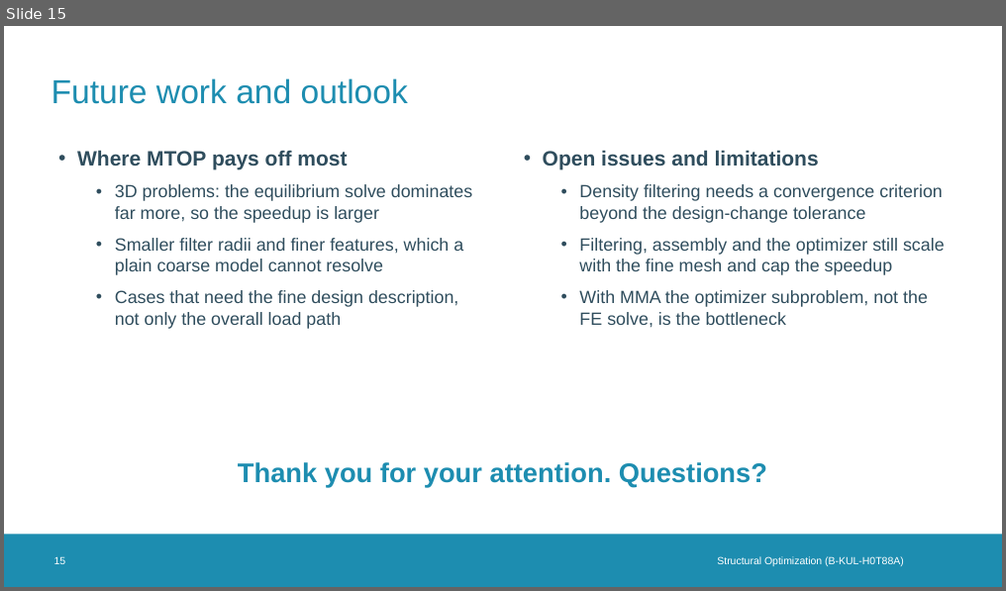
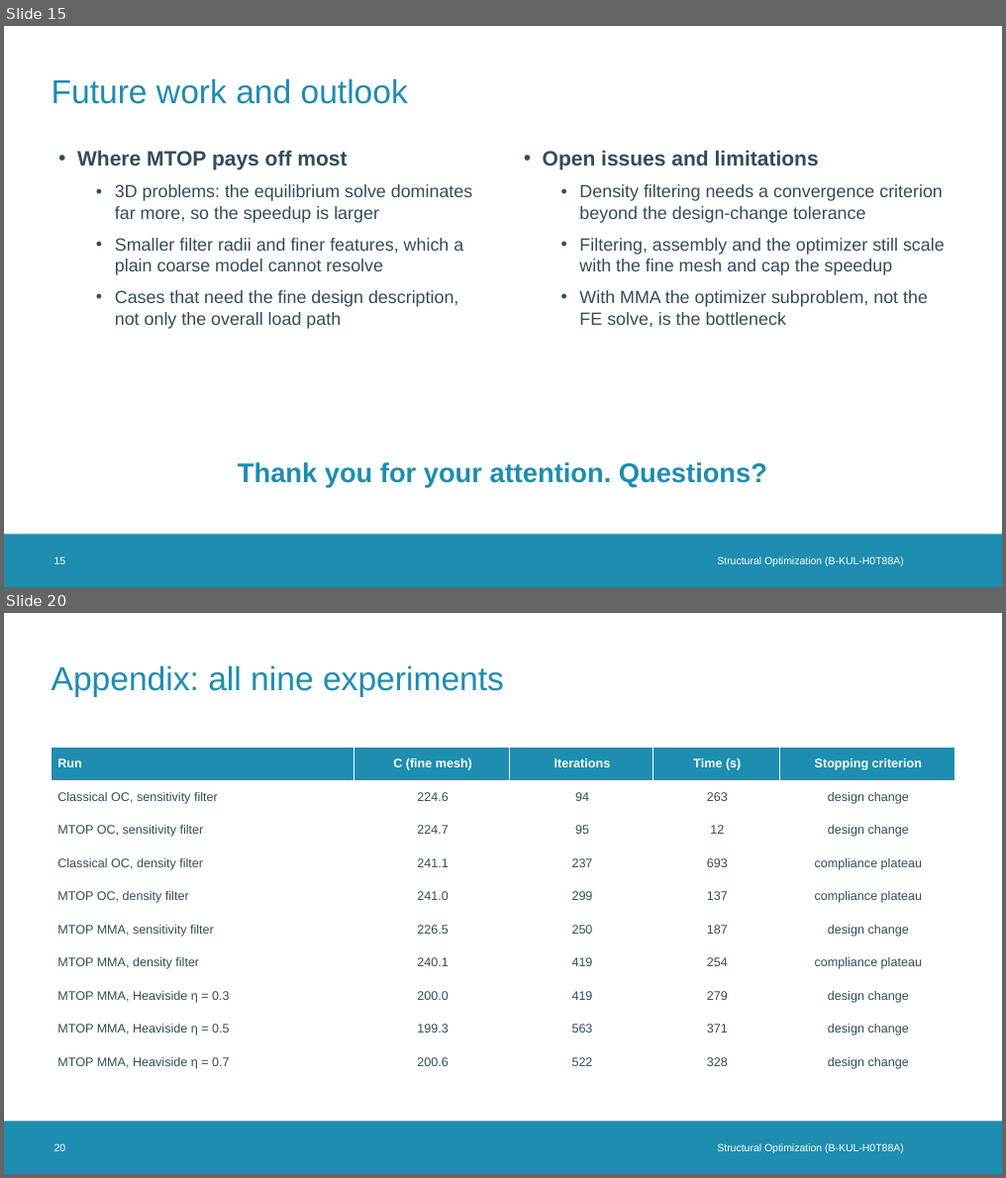
Before and after one commit to maAuSe/Structural-Optimization-LUKASTIEBERT, a slide deck: MTOP_presentation.pptx. Shown one above the other, each under a label of ours: slide 15 before the commit, slides 15 and 20 after it; the slides between them are not shown. The pictures are 1006x591 and 1006x1178 pixels, drawn with LibreOffice and Linux fonts; fonts in the diff are those of the drawing; background and template pictures are left out. Boxes give left, top, right and bottom in pixels: in the first picture for what was removed or moved away, otherwise in the second. Text is boxed around its words. In the diff, an @@ line names an element or a change of style, - is before the commit and + after.

```diff
--- a/MTOP_presentation.pptx
+++ b/MTOP_presentation.pptx
@@ slide 20 added at bbox=[4, 613, 1002, 1174], background #FFFFFF; not listed: 1 template element that a slide beside it also shows @@
@@ title added at bbox=[52, 665, 504, 697], 32 pt, text #1D8DB0 @@
+Appendix: all nine experiments
@@ table added at bbox=[52, 747, 955, 1078], 10 rows, 5 columns @@
+Run | C (fine mesh) | Iterations | Time (s) | Stopping criterion
+Classical OC, sensitivity filter | 224.6 | 94 | 263 | design change
+MTOP OC, sensitivity filter | 224.7 | 95 | 12 | design change
+Classical OC, density filter | 241.1 | 237 | 693 | compliance plateau
+MTOP OC, density filter | 241.0 | 299 | 137 | compliance plateau
+MTOP MMA, sensitivity filter | 226.5 | 250 | 187 | design change
+MTOP MMA, density filter | 240.1 | 419 | 254 | compliance plateau
+MTOP MMA, Heaviside η = 0.3 | 200.0 | 419 | 279 | design change
+MTOP MMA, Heaviside η = 0.5 | 199.3 | 563 | 371 | design change
+MTOP MMA, Heaviside η = 0.7 | 200.6 | 522 | 328 | design change
@@ text added at bbox=[54, 1144, 66, 1152], 10 pt, text #FFFFFF @@
+20
@@ text added at bbox=[717, 1144, 904, 1154], 10 pt, text #FFFFFF @@
+Structural Optimization (B-KUL-H0T88A)
```
Also in this commit, not shown: 7 other slides added, 1 other file.
